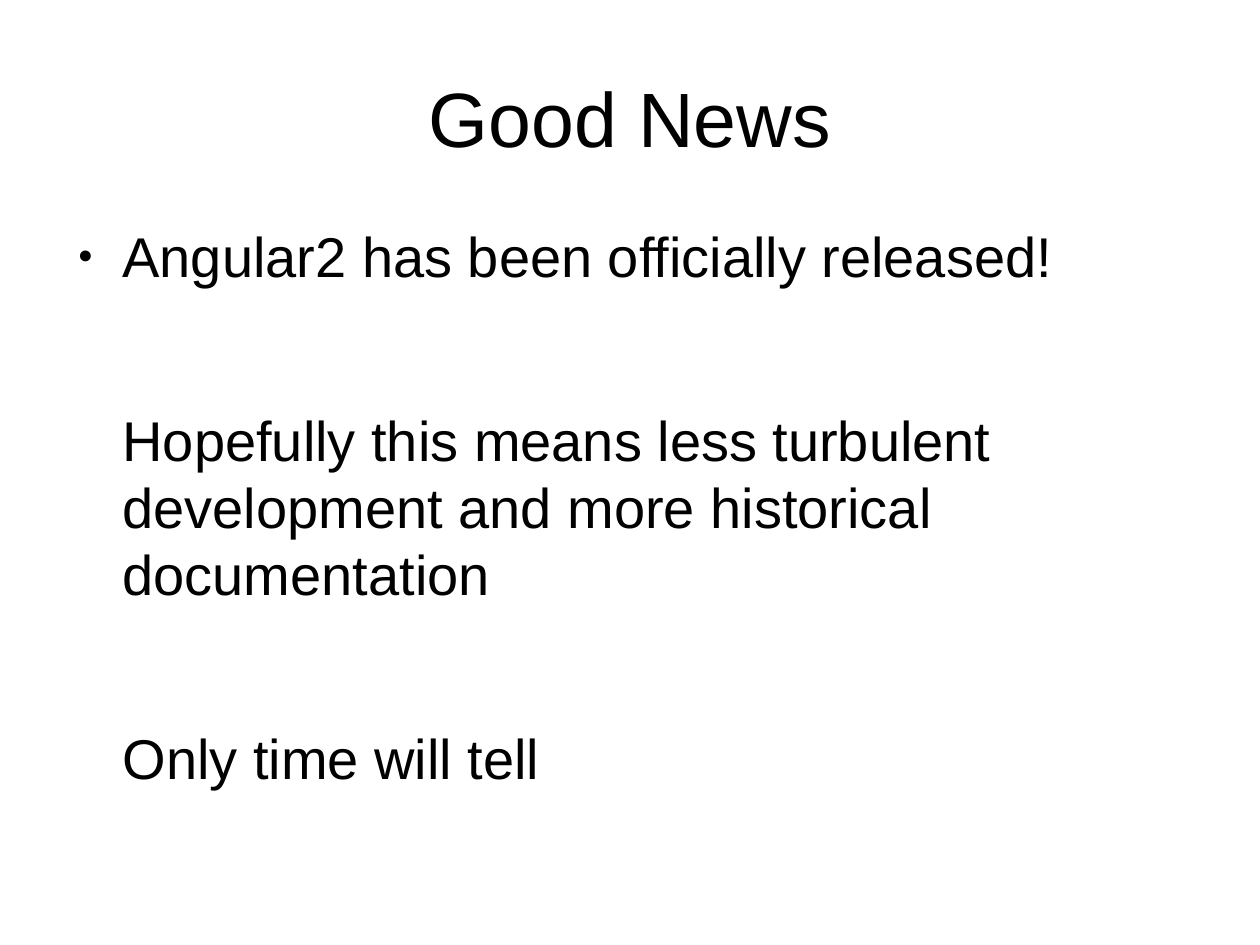
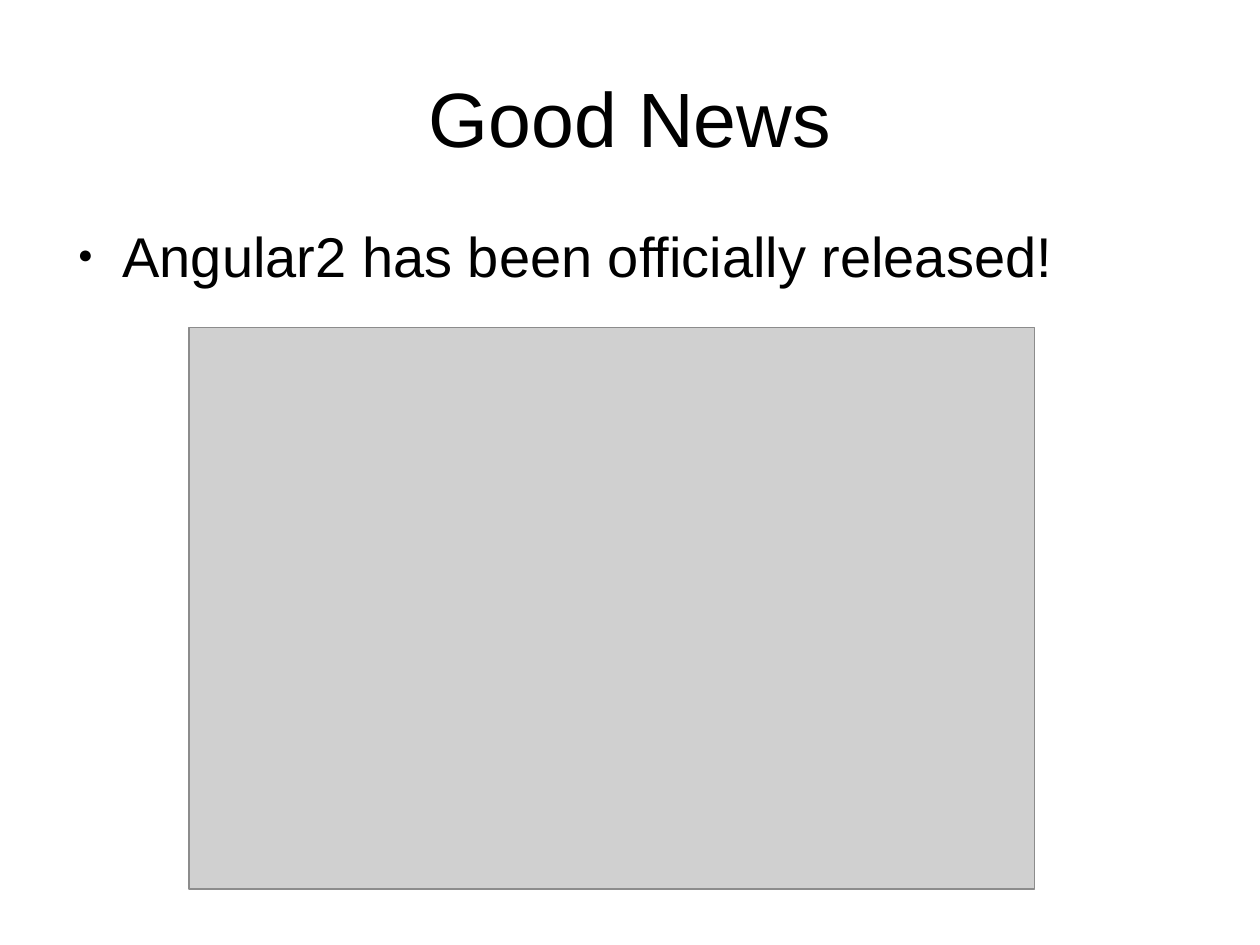
Before and after one commit to trognus/devcon2016, a slide deck: slide 13 of devconNg2.odp (slide 11 before the commit). Drawn at 1260x945 pixels with LibreOffice and Linux fonts; fonts in the diff are those of the drawing; grey boxes stand for pictures. Boxes give left, top, right and bottom in pixels: in the first picture for what was removed or moved away, otherwise in the second. Text is boxed around its words. In the diff, an @@ line names an element or a change of style, - is before the commit and + after.

```diff
--- a/devconNg2.odp
+++ b/devconNg2.odp
@@ picture added at bbox=[189, 328, 1034, 890] @@
@@ text at bbox=[123, 420, 991, 790]: paragraphs removed @@
-Hopefully this means less turbulent development and more historical documentation
-Only time will tell
```
Also in this commit, not shown: 3 other slides changed, 6 slides added, 1 slide removed, 1 other file.
